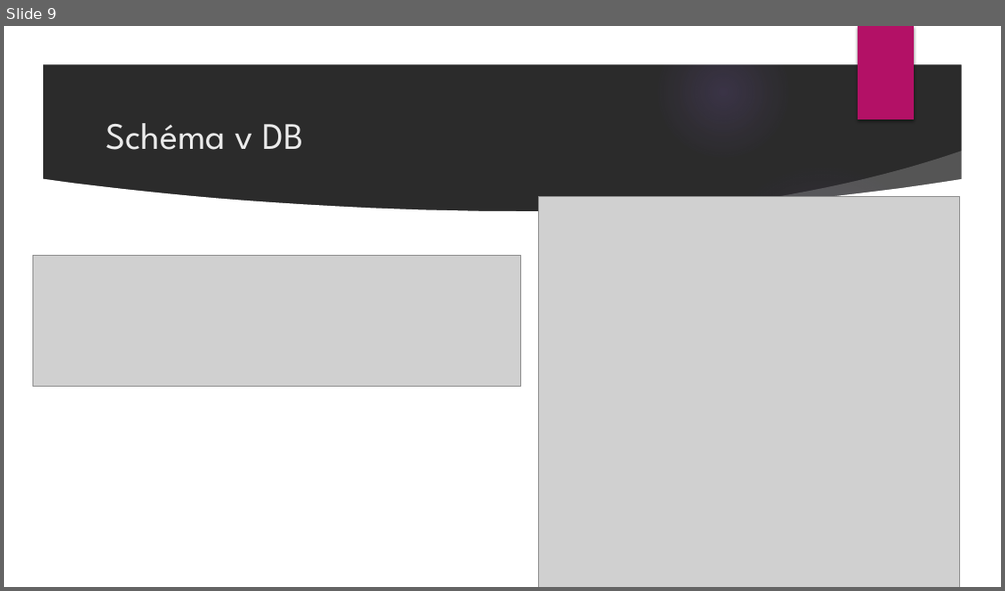
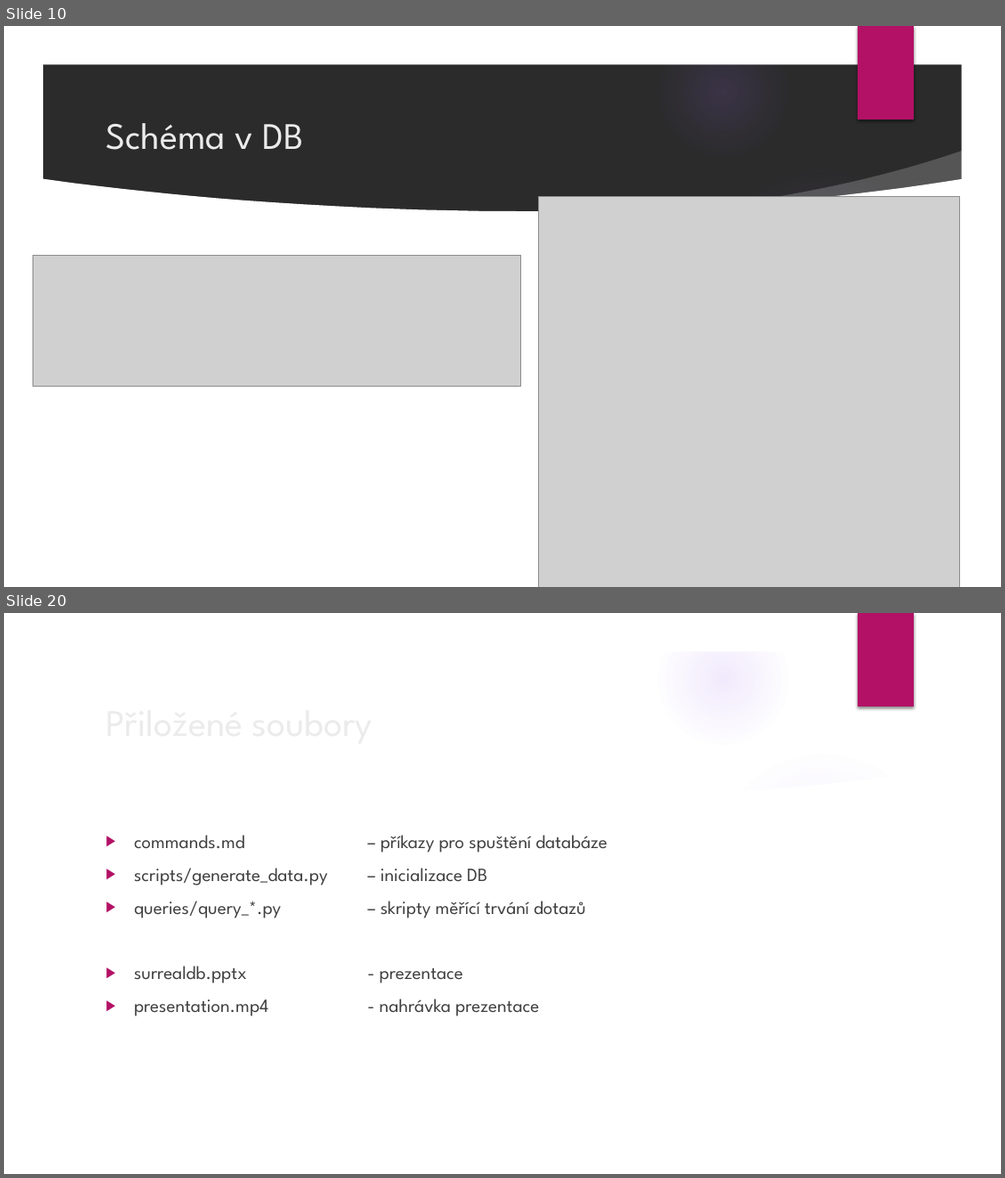
Before and after one commit to milan252525/SurrealDB, a slide deck: surrealdb.pptx. Shown one above the other, each under a label of ours: slide 9 before the commit, slides 10 and 20 after it; the slides between them are not shown. The pictures are 1005x591 and 1005x1178 pixels, drawn with LibreOffice and Linux fonts; fonts in the diff are those of the drawing; grey boxes stand for pictures; background and template pictures are left out; a plain dark background stands for a picture behind light text. Boxes give left, top, right and bottom in pixels: in the first picture for what was removed or moved away, otherwise in the second. Text is boxed around its words. In the diff, an @@ line names an element or a change of style, - is before the commit and + after.

```diff
--- a/surrealdb.pptx
+++ b/surrealdb.pptx
@@ slide 20 added at (4,613,1001,1174), background picture (left out); not listed: 8 template elements that a slide beside it also shows @@
@@ title added at (98,692,815,750), 36 pt, text #EBEBEB @@
+Přiložené soubory
@@ text added at (134,835,607,1016), 18 pt, text #404040 @@
+▶ commands.md – příkazy pro spuštění databáze
+▶ scripts/generate_data.py – inicializace DB
+▶ queries/query_*.py – skripty měřící trvání dotazů
+▶ surrealdb.pptx - prezentace
+▶ presentation.mp4 - nahrávka prezentace
@@ ellipse added at (708,1093,788,1174), fill gradient #9B6BF2 @@
@@ what was slide 9 is now slide 10 @@
```
Also in this commit, not shown: 3 slides changed, 11 other slides added, 1 slide removed.
